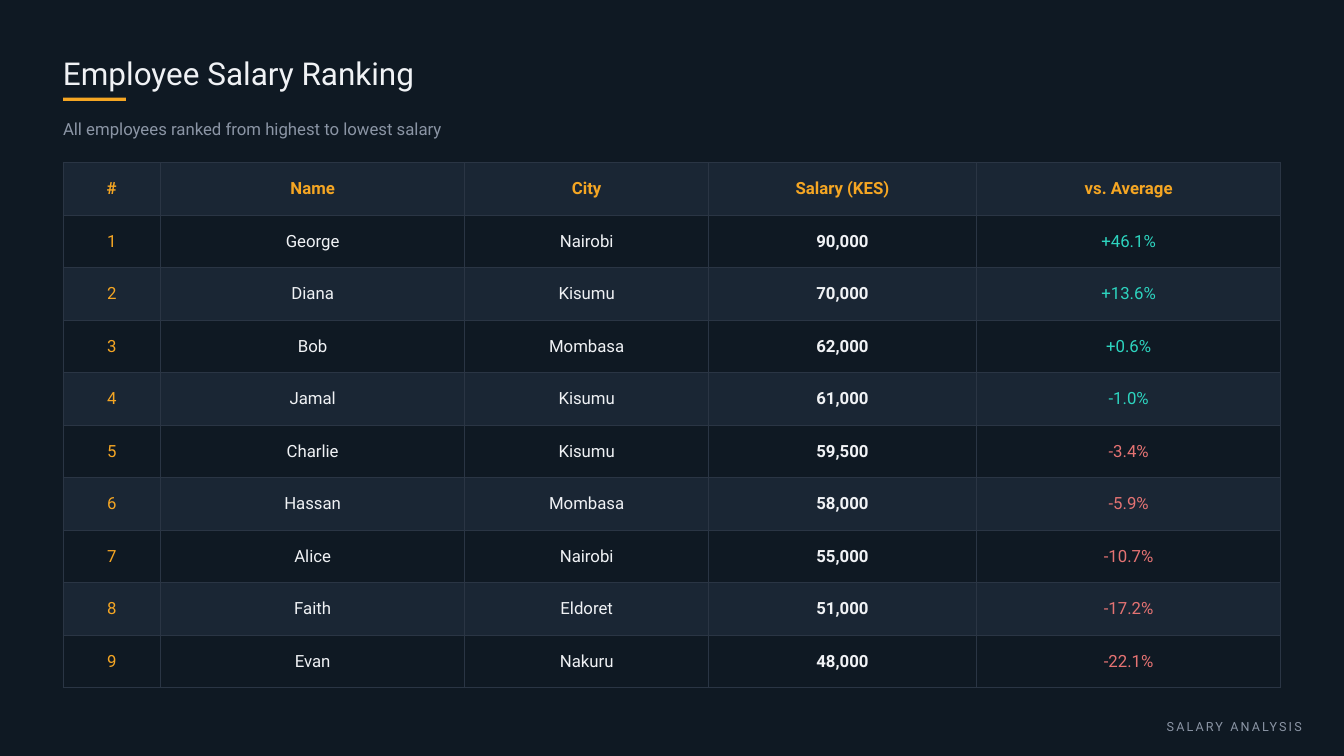
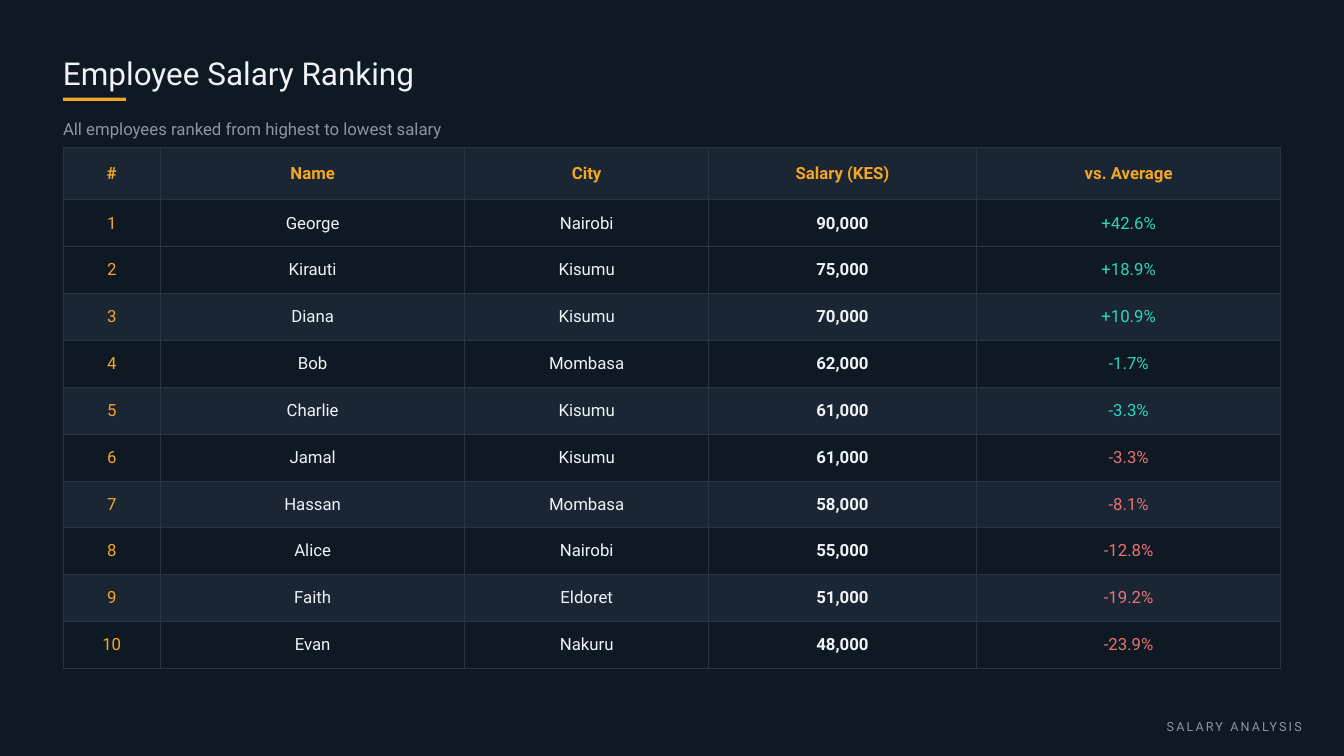
Before and after one commit to Riq-wq/employee-salary-headcount-dashboard, a slide deck: slide 12 of reports/Employee Salary & Headcount Dashboard.pptx. Drawn at 1344x756 pixels with LibreOffice and Linux fonts; fonts in the diff are those of the drawing. Boxes give left, top, right and bottom in pixels: in the first picture for what was removed or moved away, otherwise in the second. Text is boxed around its words. In the diff, an @@ line names an element or a change of style, - is before the commit and + after.

Commit message:
Move the README and the slide deck to the ten-employee snapshot
The README now publishes 11 raw rows in / 10 clean rows out, 8 defects,
a total of 631,000, a mean of 63,100 and a median of 61,000. The two
ten-fold digit slips are described as a rule rather than a one-off patch,
along with the rule's honest limit: it cannot tell a genuine high salary
from a typo, which is why it is a repair and not a cap.

The deck gains the tenth employee throughout - a new row in both the
data-quality table and the salary ranking, refreshed chart data for city
totals, city averages, headcount and hiring by month, and the 117% cleaning
finding.

The Diana assumption is no longer described as a non-unique mode, because
after de-duplication it is not one. It is disclosed as a placeholder, and
the headcount figure is now published with its qualifier.

```diff
--- a/reports/Employee Salary & Headcount Dashboard.pptx
+++ b/reports/Employee Salary & Headcount Dashboard.pptx
@@ table at <box>63,147,1281,668</box> @@
-row 2: 1 | George | Nairobi | 90,000 | +46.1%
-row 3: 2 | Diana | Kisumu | 70,000 | +13.6%
-row 4: 3 | Bob | Mombasa | 62,000 | +0.6%
-row 5: 4 | Jamal | Kisumu | 61,000 | -1.0%
-row 6: 5 | Charlie | Kisumu | 59,500 | -3.4%
-row 7: 6 | Hassan | Mombasa | 58,000 | -5.9%
-row 8: 7 | Alice | Nairobi | 55,000 | -10.7%
-row 9: 8 | Faith | Eldoret | 51,000 | -17.2%
-row 10: 9 | Evan | Nakuru | 48,000 | -22.1%
+row 2: 1 | George | Nairobi | 90,000 | +42.6%
+row 3: 2 | Kirauti | Kisumu | 75,000 | +18.9%
+row 4: 3 | Diana | Kisumu | 70,000 | +10.9%
+row 5: 4 | Bob | Mombasa | 62,000 | -1.7%
+row 6: 5 | Charlie | Kisumu | 61,000 | -3.3%
+row 7: 6 | Jamal | Kisumu | 61,000 | -3.3%
+row 8: 7 | Hassan | Mombasa | 58,000 | -8.1%
+row 9: 8 | Alice | Nairobi | 55,000 | -12.8%
+row 10: 9 | Faith | Eldoret | 51,000 | -19.2%
+row 11: 10 | Evan | Nakuru | 48,000 | -23.9%
@@ table: place and size @@
-table at <box>63,163,1281,687</box>
+table at <box>63,147,1281,668</box>
```
Also in this commit, not shown: 7 other slides changed, 1 other file.
